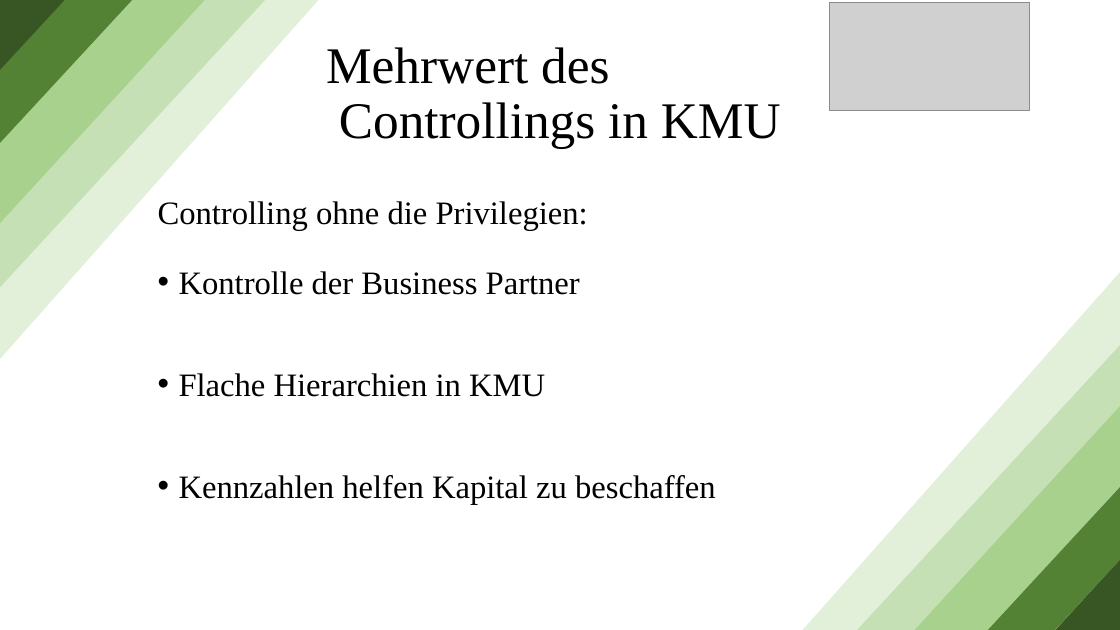
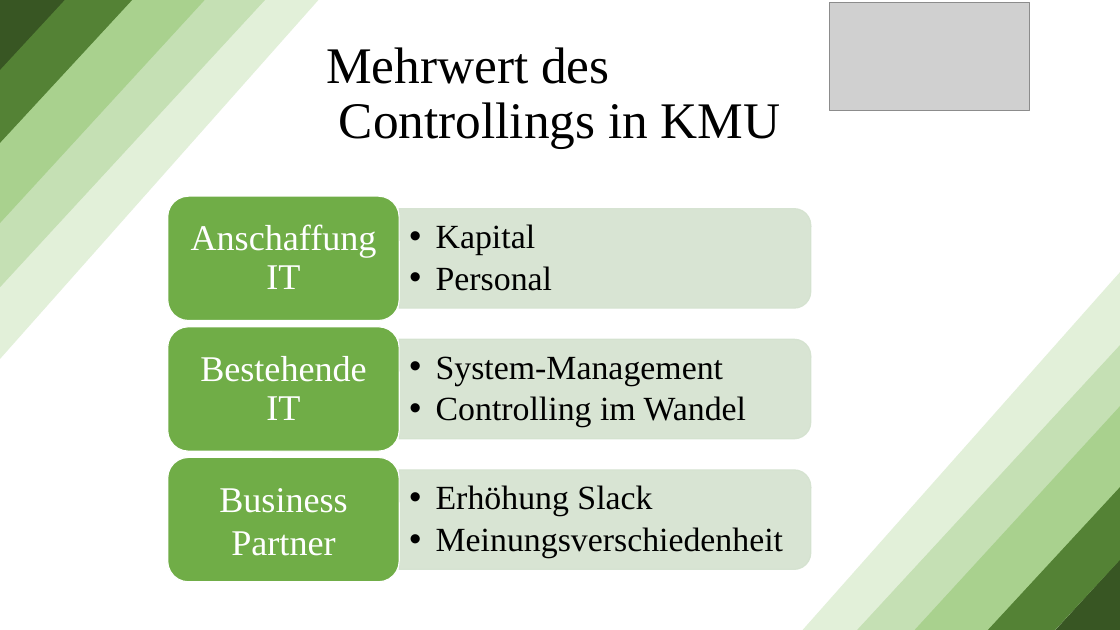
Before and after one commit to MaxGabler31/Seminar-Management-und-Controlling, a slide deck: slide 12 of Seminar Management und Controlling/Controlling in kleinen und mittleren Unternehmen.pptx. Drawn at 1120x630 pixels with LibreOffice and Linux fonts; fonts in the diff are those of the drawing; grey boxes stand for pictures. Boxes give left, top, right and bottom in pixels: in the first picture for what was removed or moved away, otherwise in the second. Text is boxed around its words. In the diff, an @@ line names an element or a change of style, - is before the commit and + after.

```diff
--- a/Seminar Management und Controlling/Controlling in kleinen und mittleren Unternehmen.pptx
+++ b/Seminar Management und Controlling/Controlling in kleinen und mittleren Unternehmen.pptx
@@ text removed at (158,201,716,504) @@
-Controlling ohne die Privilegien:
-• Kontrolle der Business Partner
-• Flache Hierarchien in KMU
-• Kennzahlen helfen Kapital zu beschaffen
@@ group added at (168,197,811,582): 6 texts, 3 round same rects, 3 rounded rectangles @@
+  •• Kapital
+  •• Personal
+Anschaffung IT
+  •• System-Management
+  •• Controlling im Wandel
+Bestehende IT
+  •• Erhöhung Slack
+  •• Meinungsverschiedenheit
+Business Partner
```
Also in this commit, not shown: 3 slides added.
